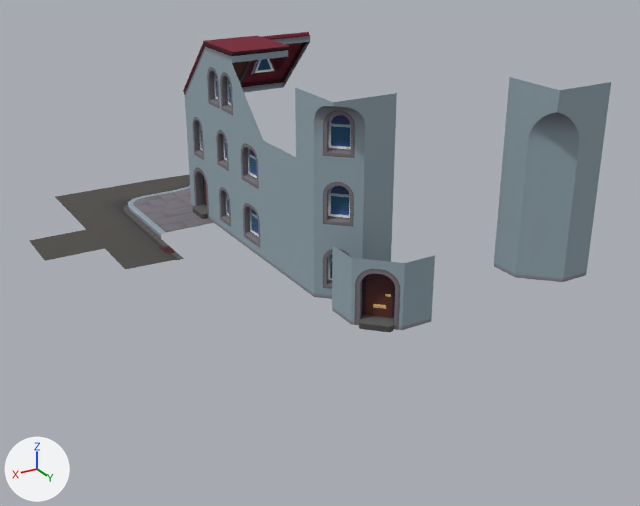
The Blender file assetsSrc/buildings.blend, before and after one commit.
Both versions are drawn from a camera (50 mm lens) standing at (5.96, 14.1, 5.73) and looking at (-1.1, 2.33, -0.15). Lighting does not change. The marker at lower left points along +X, +Y and +Z.

Names of what the first picture shows: 'h1', 'h1.002', 'h1.003', 'h1.004', 'h1.010', 'h1.014', 'h1.015', 'h1.016', 'h1.017', 'h1.018', 'h1.019', 'h1.020'.
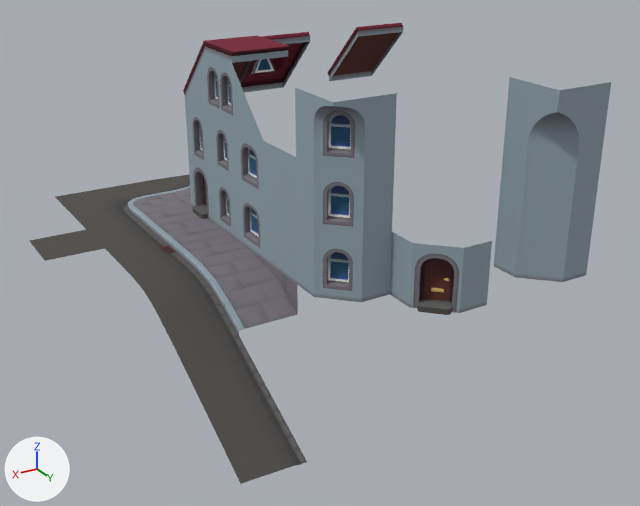
Boxes (x1, y1, x2, y2) around the edits, measured in the pictures (640 x 506 px):
'h1.003', moved: before (332, 246, 435, 332); after (390, 232, 492, 315)
'Plane.015', added: after (207, 396, 307, 484)
'Plane.014', added: after (176, 336, 271, 414)
'Plane.018', added: after (209, 262, 298, 335)
'Plane.012', added: after (149, 286, 239, 351)
'h1.021', added: after (327, 23, 403, 81)
'Plane.013', added: after (125, 259, 209, 299)
'Plane.016', added: after (184, 241, 267, 286)
'Plane.017', added: after (161, 223, 238, 258)

The change, as a list of edits to the scene's bpy script:
```text
Add me_plane_019:
    me_plane_019.from_pydata(...)  # 44 vertices, 41 faces; spans x -0.5..0.5, y -0.5..0.5, z 0.4..1.0
    me_plane_019.polygons.foreach_set('use_smooth', [True] * 41)
    me_plane_019.materials.append(mat_material)  # picture img_atlas_png
Add me_plane_018:
    me_plane_018.from_pydata(...)  # 41 vertices, 40 faces; spans x -0.5..0.5, y -0.5..0.5, z -0.19..0.0
    me_plane_018.polygons.foreach_set('use_smooth', [True] * 40)
    me_plane_018.materials.append(mat_material)  # picture img_atlas_png
Add me_plane_017:
    me_plane_017.from_pydata(...)  # 37 vertices, 42 faces; spans x -0.5..0.5, y -0.5..0.5, z 0.4..0.94
    me_plane_017.materials.append(mat_material)  # picture img_atlas_png
Add me_plane_016:
    me_plane_016.from_pydata(...)  # 37 vertices, 42 faces; spans x -0.5..0.5, y -0.5..0.5, z -0.1..0.44
    me_plane_016.materials.append(mat_material)  # picture img_atlas_png
Add me_plane_015:
    me_plane_015.from_pydata(...)  # 55 vertices, 60 faces; spans x -0.5..0.5, y -0.5..0.515, z -0.19..-0.06
    me_plane_015.polygons.foreach_set('use_smooth', [True] * 60)
    me_plane_015.materials.append(mat_material)  # picture img_atlas_png
Add me_plane_014:
    me_plane_014.from_pydata(...)  # 55 vertices, 60 faces; spans x -0.5..0.5, y -0.5..0.5, z 0.4..0.847
    me_plane_014.polygons.foreach_set('use_smooth', [True] * 60)
    me_plane_014.materials.append(mat_material)  # picture img_atlas_png
Change ob_h1_003:
    ob_h1_003.location: (-0.5, 5.0, 0.0) -> (-1.5, 5.0, 0.0)
Add ob_h1_021:
    ob_h1_021 = bpy.data.objects.new('h1.021', me_h1_roof_b.copy())  # the mesh of ob_h1_001
    ob_h1_021.location = (-3.5, 0.0, 2.0)
Add ob_plane_018:
    ob_plane_018 = bpy.data.objects.new('Plane.018', me_plane_019)
    ob_plane_018.location = (0.5, 3.0, -1.0)
Add ob_plane_017:
    ob_plane_017 = bpy.data.objects.new('Plane.017', me_plane)
    ob_plane_017.location = (0.5, 1.0, 0.0)
Add ob_plane_016:
    ob_plane_016 = bpy.data.objects.new('Plane.016', me_plane_018)
    ob_plane_016.location = (0.5, 2.0, 0.0)
Add ob_plane_015:
    ob_plane_015 = bpy.data.objects.new('Plane.015', me_plane_017)
    ob_plane_015.location = (1.5, 5.0, -2.0)
Add ob_plane_014:
    ob_plane_014 = bpy.data.objects.new('Plane.014', me_plane_016)
    ob_plane_014.location = (1.5, 4.0, -1.0)
Add ob_plane_013:
    ob_plane_013 = bpy.data.objects.new('Plane.013', me_plane_015)
    ob_plane_013.location = (1.5, 2.0, 0.0)
Add ob_plane_012:
    ob_plane_012 = bpy.data.objects.new('Plane.012', me_plane_014)
    ob_plane_012.location = (1.5, 3.0, -1.0)
```
